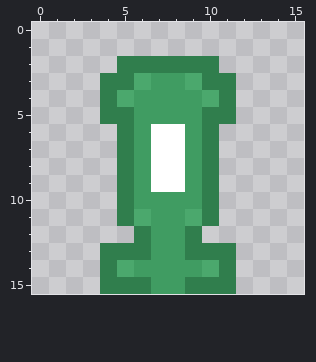
Pixel-art sprite -- texture-packer/sprites/streetlight_f_top.png. That is the earlier state.
The file is 16x16 pixels.
Once edited:
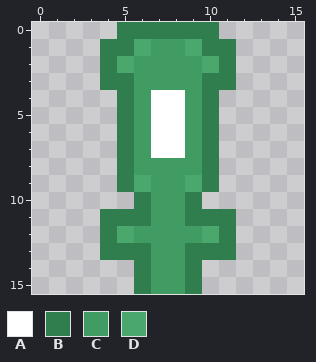
Palette (. is transparent): A #ffffff  B #307e4d  C #409c62  D #4ba86d
Author's note on the commit: Minor adjustments to light sprites so they always align with the top of a tile.
Diff:
Colour C gives way to colour A in rows 4 to 5 at x 7 to 8.
The edit adds colour B in row 0 at x 5 to 10; in row 1 at x 4 to 5 and 10 to 11; in row 2 at x 4 and 11; in rows 11 to 12 at x 4 and 11.
Colour C gives way to colour B in row 10 at x 6 and 9; in row 14 at x 6 and 9.
Colour D gives way to colour B in row 4 at x 5 and 10; in row 11 at x 6 and 9.
The edit adds colour C in row 1 at x 7 to 8.
Colour A gives way to colour C in rows 8 to 9 at x 7 to 8.
Colour B gives way to colour C in row 2 at x 6 to 9; in row 12 at x 6 and 9.
Colour D gives way to colour C in row 3 at x 6 and 9.
The edit adds colour D in row 1 at x 6 and 9; in row 12 at x 5 and 10.
Colour B gives way to colour D in row 2 at x 5 and 10.
Colour C gives way to colour D in row 9 at x 6 and 9.
The author cleared colour B in rows 4 to 5 at x 4 and 11; in row 10 at x 5 and 10; in row 14 at x 4 and 11; in row 15 at x 4 to 5 and 10 to 11.
The author cleared colour D in row 14 at x 5 and 10.
Where, in picture pixels (left, top, right, bottom), the same in both pictures:
changed: (100, 22, 236, 294)
